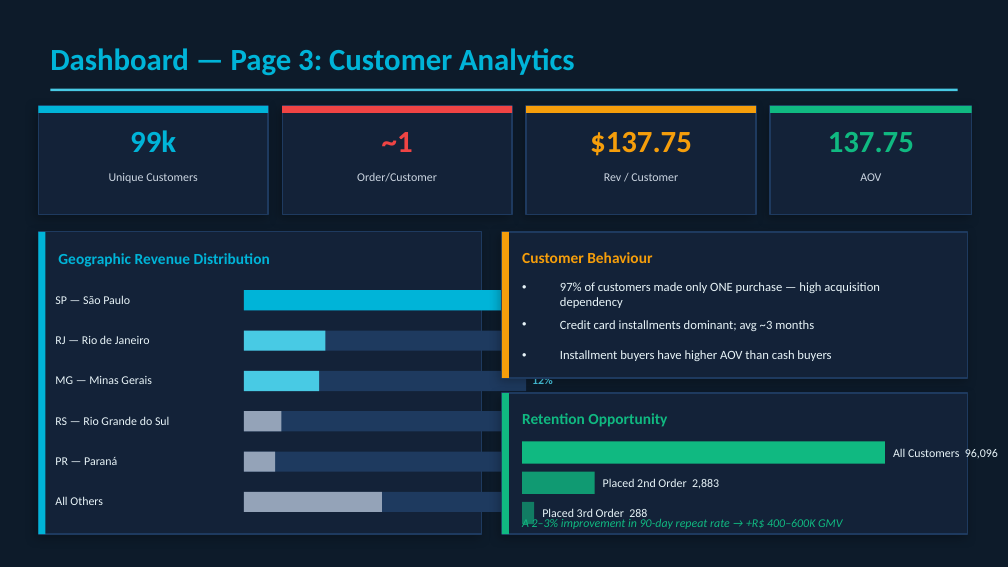
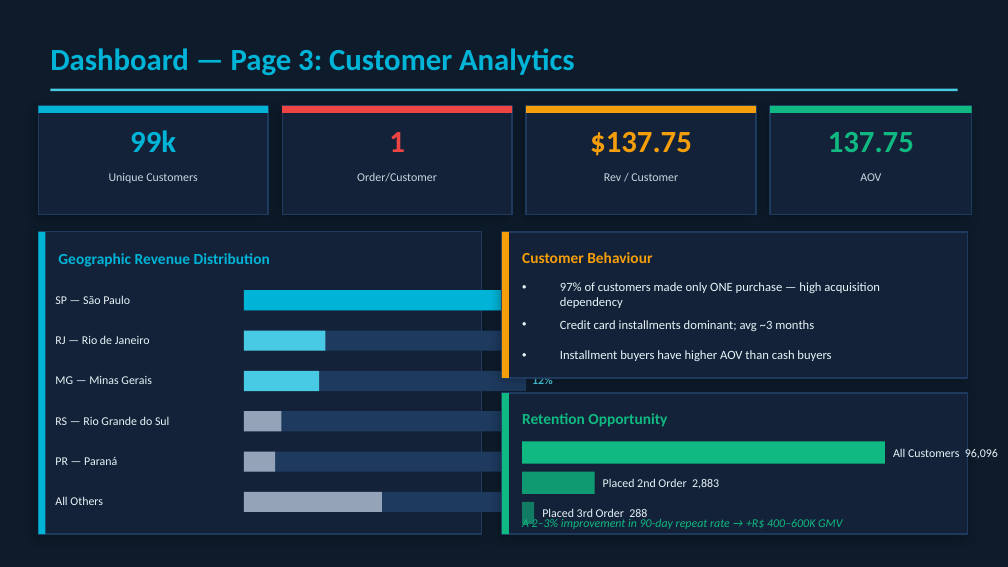
Before and after one commit to Jinhe591/olist-analytics-pipeline, a slide deck: slide 11 of docs/Olist_report.pptx. Drawn at 1008x567 pixels with LibreOffice and Linux fonts; fonts in the diff are those of the drawing. Boxes give left, top, right and bottom in pixels: in the first picture for what was removed or moved away, otherwise in the second. Text is boxed around its words. In the diff, an @@ line names an element or a change of style, - is before the commit and + after.

```diff
--- a/docs/Olist_report.pptx
+++ b/docs/Olist_report.pptx
@@ text at [389,132,405,152]: text changed @@
-~1
+1
```
